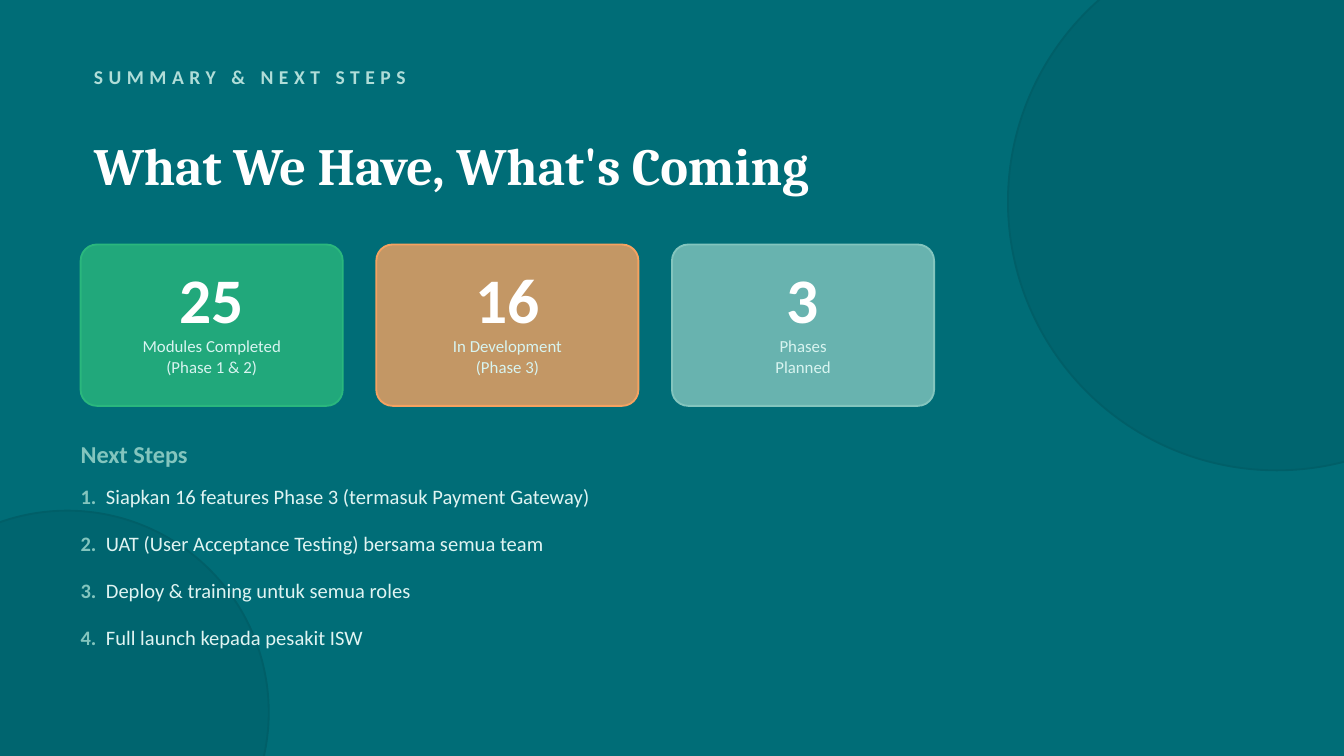
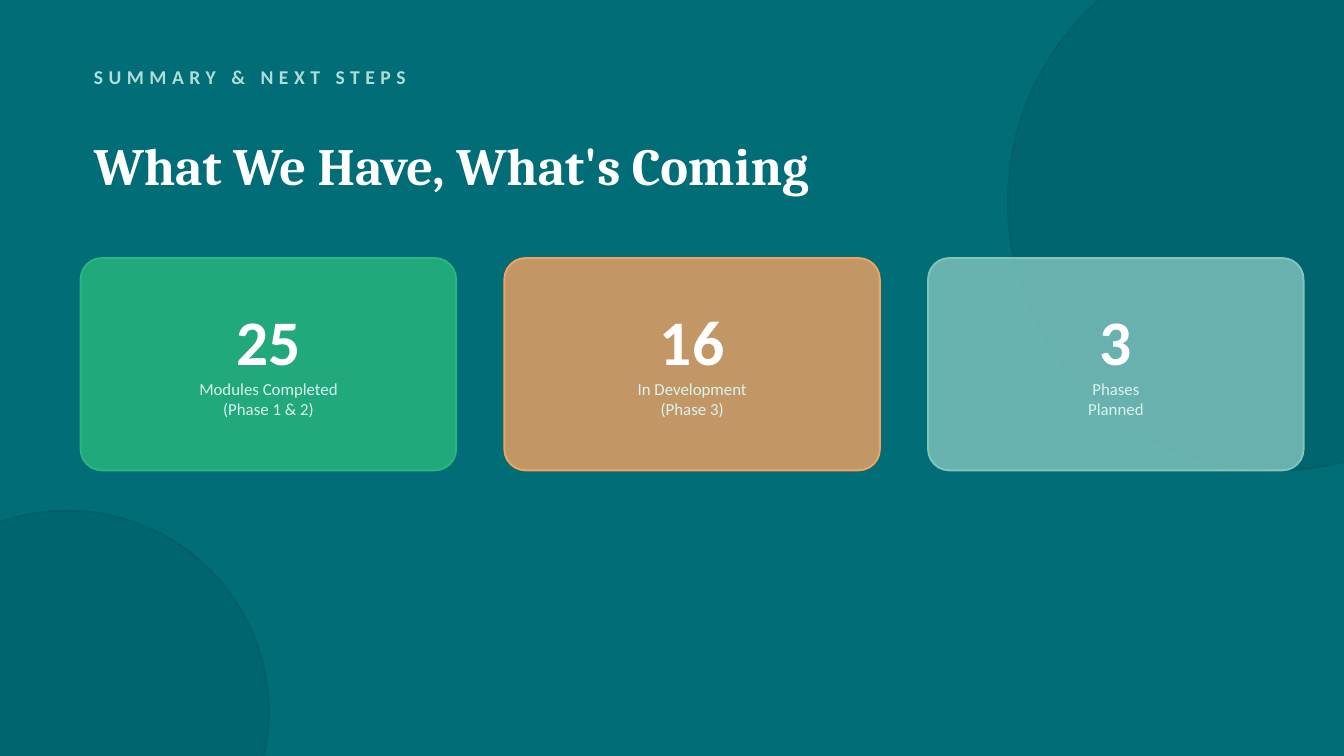
Before and after one commit to ISW-OPS/Psychotherapy, a slide deck: slide 5 of ISW_Project_Status_Update.pptx. Drawn at 1344x756 pixels with LibreOffice and Linux fonts; fonts in the diff are those of the drawing. Boxes give left, top, right and bottom in pixels: in the first picture for what was removed or moved away, otherwise in the second. Text is boxed around its words. In the diff, an @@ line names an element or a change of style, - is before the commit and + after.

```diff
--- a/ISW_Project_Status_Update.pptx
+++ b/ISW_Project_Status_Update.pptx
@@ text "25": place and size @@
-text "25" at [180, 281, 244, 324]
+text "25" at [236, 323, 300, 366]
@@ rounded rectangle: place and size @@
-rounded rectangle at [81, 245, 343, 406]
+rounded rectangle at [81, 258, 456, 470]
@@ text "16": place and size @@
-text "16" at [475, 279, 539, 324]
+text "16" at [660, 321, 724, 366]
@@ rounded rectangle: place and size @@
-rounded rectangle at [376, 245, 638, 406]
+rounded rectangle at [504, 258, 879, 470]
@@ text "3": place and size @@
-text "3" at [787, 281, 819, 324]
+text "3" at [1100, 323, 1132, 366]
@@ rounded rectangle: place and size @@
-rounded rectangle at [672, 245, 934, 406]
+rounded rectangle at [929, 258, 1304, 470]
@@ text "Modules Completed": place and size @@
-text "Modules Completed" at [143, 340, 281, 375]
+text "Modules Completed" at [199, 383, 338, 417]
@@ text "In Development": place and size @@
-text "In Development" at [453, 340, 562, 375]
+text "In Development" at [638, 383, 746, 417]
@@ text "Phases": place and size @@
-text "Phases" at [775, 340, 830, 373]
+text "Phases" at [1088, 383, 1143, 415]
@@ text removed at [81, 447, 187, 467] @@
-Next Steps
@@ text removed at [81, 489, 589, 508] @@
-1. Siapkan 16 features Phase 3 (termasuk Payment Gateway)
@@ text removed at [81, 536, 543, 555] @@
-2. UAT (User Acceptance Testing) bersama semua team
@@ text removed at [81, 583, 411, 602] @@
-3. Deploy & training untuk semua roles
@@ text removed at [81, 630, 363, 649] @@
-4. Full launch kepada pesakit ISW
```
Also in this commit, not shown: 1 other slide changed, 2 slides added, 2 slides removed, 1 other file.
